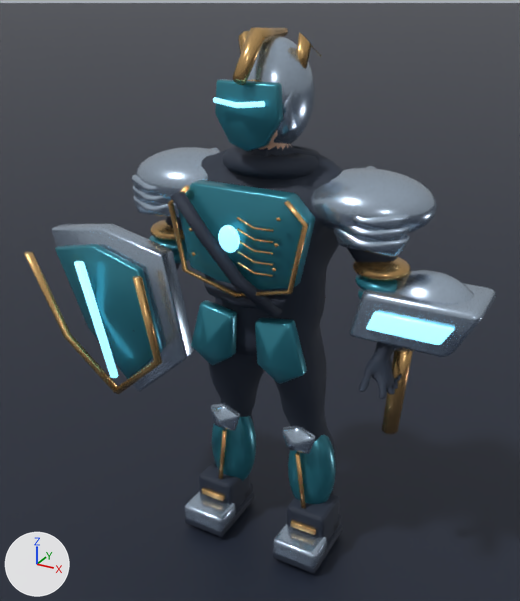
The Blender file ArtSource/Heroes/Kaelon.blend: old version first, new version second.
Rendered twice from a 50 mm camera at (1.18, -2.24, 2.17) aimed at (-0.03, -0.05, 1.08). Lighting does not change. The marker at lower left points along +X, +Y and +Z. The picture after the commit comes second.

The first picture shows 'DF_Anatomy', 'DF_WeaponL', 'DF_WeaponR', 'Plane'.
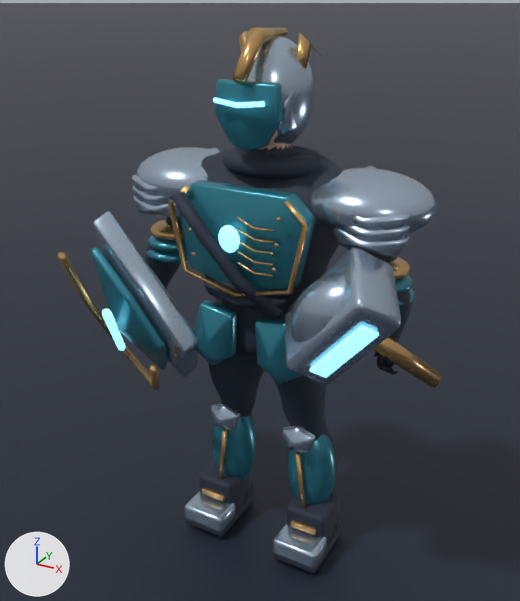
Changed parts and their boxes (x1, y1, x2, y2) in the pictures (520 x 601 px; the box of a moved part takes in the faces that stretch with it):
'DF_WeaponR', reshaped (6% wider, 15% shorter)
    before: (349, 270, 496, 434)
    after: (285, 247, 441, 387)
'DF_WeaponL', reshaped (17% narrower)
    before: (24, 224, 195, 394)
    after: (57, 211, 198, 390)
part 1 of me_df_weaponl, moved or reshaped
    before: (74, 261, 119, 378)
    after: (102, 308, 125, 351)
part 2 of me_df_weaponl, moved or reshaped
    before: (115, 276, 162, 394)
    after: (122, 345, 160, 390)
part 3 of me_df_weaponl, moved or reshaped
    before: (24, 224, 195, 393)
    after: (57, 211, 198, 377)

What changed in the scene script:
```text
Change me_df_weaponl:
    used by ob_df_weaponl; location = (0.0, 0.0, 0.0)
    remove me_df_weaponl.from_pydata(...)  # 354 vertices, 341 faces; spans x -0.973..-0.289, y -0.323..-0.054, z 0.577..1.296
    add me_df_weaponl.from_pydata(...)  # 354 vertices, 341 faces; spans x -0.798..-0.186, y -0.386..0.184, z 0.615..1.39
    me_df_weaponl part 1: the loose piece of 20 vertices spanning x -0.692..-0.547, y -0.323..-0.271, z 0.724..1.199 is multiplied about its middle by the matrix ((0.69, 0.402, 0.598), (0.043, 0.804, -0.59), (-0.72, 0.434, 0.538)), then moved by (0.02, 0.074, -0.073)
    me_df_weaponl part 2: the loose piece of 30 vertices spanning x -0.575..-0.321, y -0.315..-0.261, z 0.638..1.188 is multiplied about its middle by the matrix ((0.68, 0.418, 0.604), (0.019, 0.813, -0.587), (-0.719, 0.45, 0.54)), then moved by (-0.057, 0.107, -0.169)
    me_df_weaponl part 3: 304 of 354 vertices moved; they spanned x -0.973..-0.289, y -0.315..-0.054, z 0.577..1.296 and now span x -0.798..-0.186, y -0.384..0.184, z 0.635..1.39; mean shift (0.08, 0.043, -0.014); largest move (-0.966, -0.063, 1.238) -> (-0.579, -0.214, 1.39)
Change me_df_weaponr:
    used by ob_df_weaponr; location = (0.0, 0.0, 0.0)
    remove me_df_weaponr.from_pydata(...)  # 572 vertices, 544 faces; spans x 0.363..0.801, y -0.155..0.123, z 0.648..1.296
    add me_df_weaponr.from_pydata(...)  # 572 vertices, 544 faces; spans x 0.163..0.662, y -0.418..0.073, z 0.846..1.42
    me_df_weaponr part 4: 572 of 572 vertices moved; they spanned x 0.363..0.801, y -0.155..0.123, z 0.648..1.296 and now span x 0.163..0.662, y -0.418..0.073, z 0.846..1.42; mean shift (-0.169, -0.241, 0.03)
```
